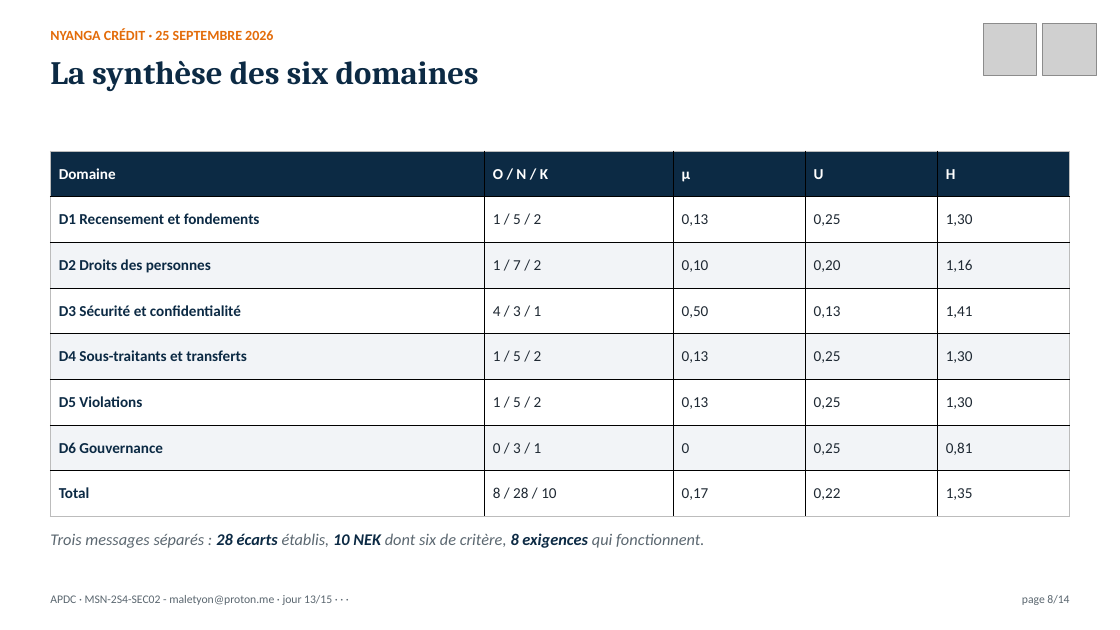
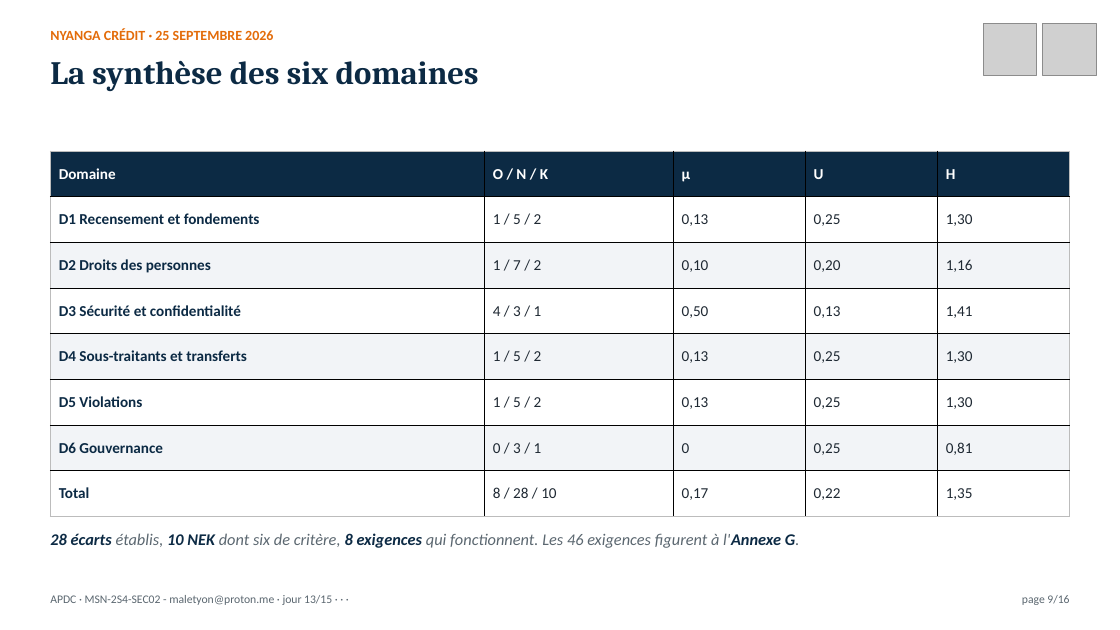
Before and after one commit to MaletYon/cours-apdc, a slide deck: slide 9 of Présentation/APDC_J13.pptx (slide 8 before the commit). Drawn at 1120x630 pixels with LibreOffice and Linux fonts; fonts in the diff are those of the drawing; grey boxes stand for pictures. Boxes give left, top, right and bottom in pixels: in the first picture for what was removed or moved away, otherwise in the second. Text is boxed around its words. In the diff, an @@ line names an element or a change of style, - is before the commit and + after.

```diff
--- a/Présentation/APDC_J13.pptx
+++ b/Présentation/APDC_J13.pptx
@@ text at (50,533,800,548): text changed @@
-Trois messages séparés : 28 écarts établis, 10 NEK dont six de critère, 8 exigences qui fonctionnent.
+28 écarts établis, 10 NEK dont six de critère, 8 exigences qui fonctionnent. Les 46 exigences figurent à l'Annexe G.
@@ text at (1022,595,1069,605): text changed @@
-page 8/14
+page 9/16
```
Also in this commit, not shown: 10 other slides changed, 2 slides added, 28 other files.
